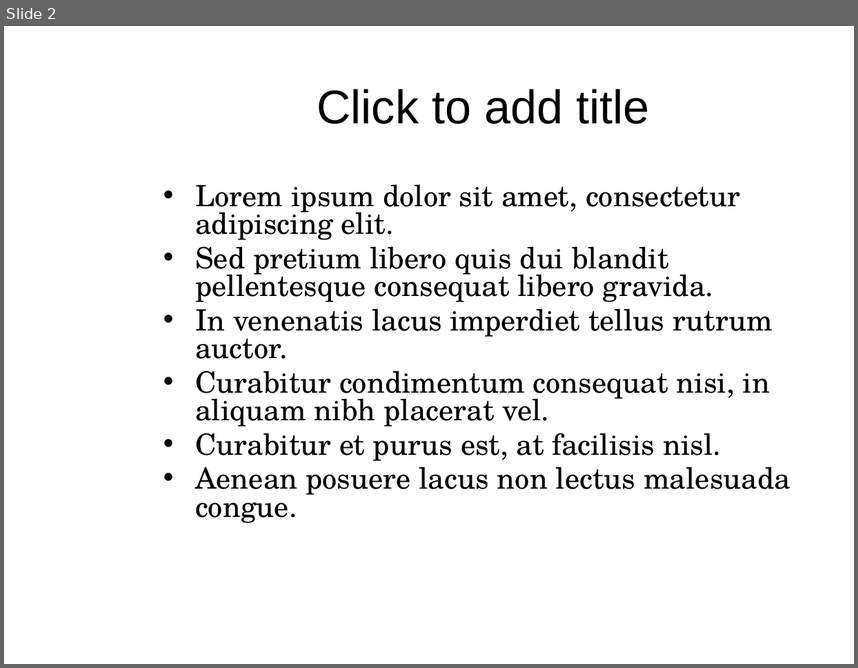
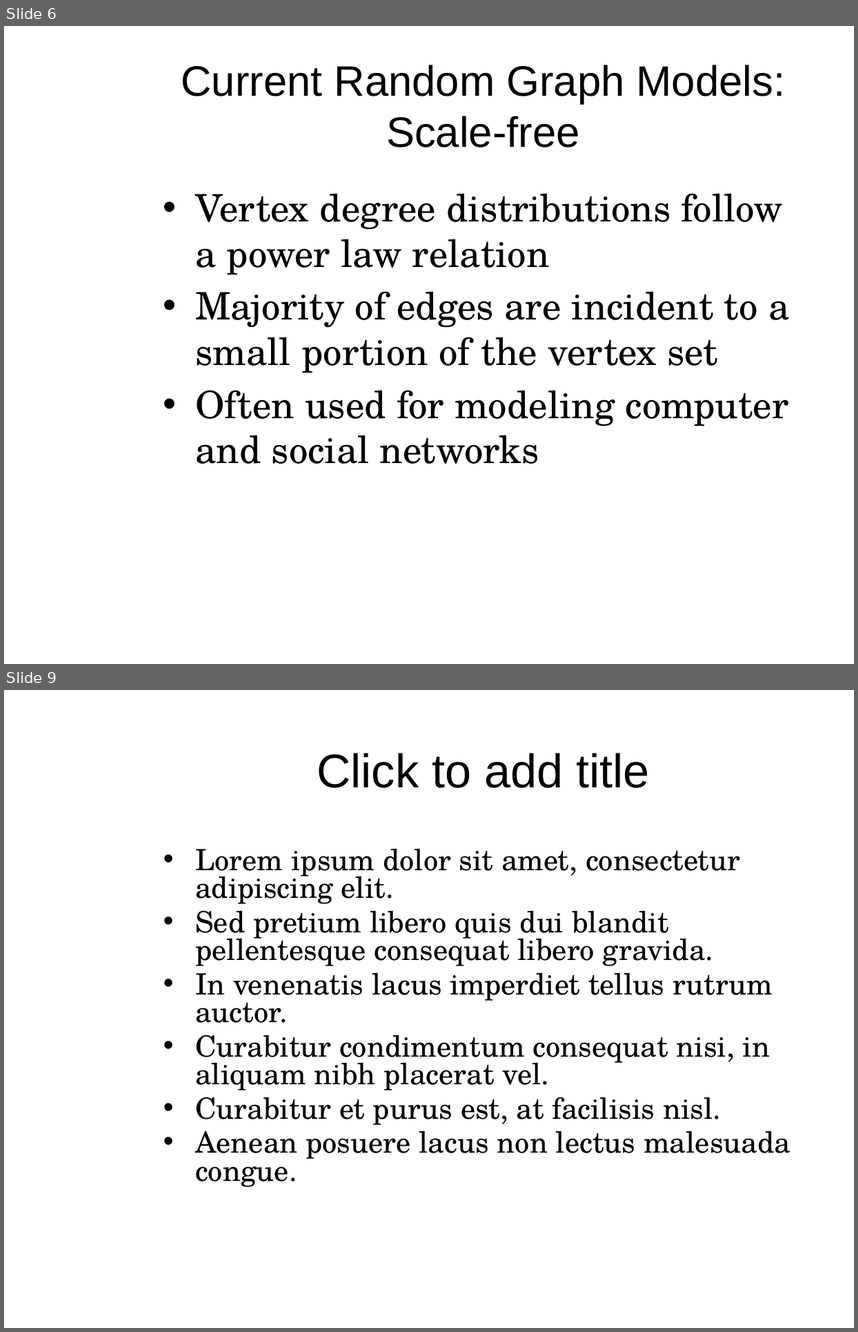
Before and after one commit to mam446/GraphEvo, a slide deck: documents/PopeMartinGraphTheoryPresentation.pptx. Shown one above the other, each under a label of ours: slide 2 before the commit, slides 6 and 9 after it; the slides between them are not shown. The pictures are 858x668 and 858x1332 pixels, drawn with LibreOffice and Linux fonts; fonts in the diff are those of the drawing; background and template pictures are left out. Boxes give left, top, right and bottom in pixels: in the first picture for what was removed or moved away, otherwise in the second. Text is boxed around its words. In the diff, an @@ line names an element or a change of style, - is before the commit and + after.

Commit message:
Motivation-ish slides and random graph background slides.

```diff
--- a/documents/PopeMartinGraphTheoryPresentation.pptx
+++ b/documents/PopeMartinGraphTheoryPresentation.pptx
@@ slide 6 added at [4, 26, 854, 664], background picture (left out) @@
@@ title added at [181, 65, 786, 147], 36 pt, text #000000 @@
+Current Random Graph Models:
+Scale-free
@@ text added at [195, 193, 789, 463], 32 pt, text #000000 @@
+• Vertex degree distributions follow a power law relation
+• Majority of edges are incident to a small portion of the vertex set
+• Often used for modeling computer and social networks
@@ page number added at [595, 630, 811, 664], 12 pt, text #FFFFFF @@
+6
@@ what was slide 2 is now slide 9 @@
```
Also in this commit, not shown: 9 other slides added, 1 slide removed.
